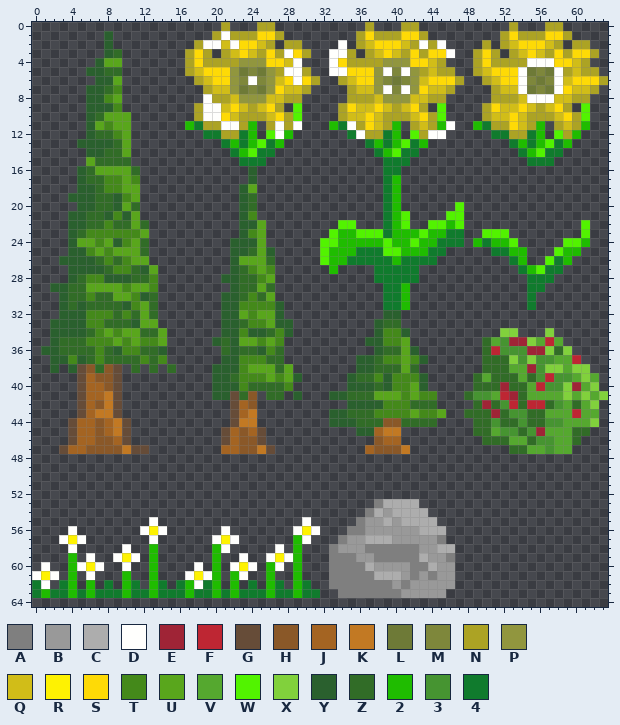
Sprite sheet: Assets/Sprites/protecc_earth_nature.png. That is the earlier state.
The file is 64x96 pixels. Colours within 5 levels of each other are drawn and written as one. Shown: x 0..63, y 0..64.
Palette (. is transparent): A #7f7f7f  B #999999  C #adadad  D #fffffd  E #9f2436  F #be2633  G #664c38  H #8a5828  J #a46422  K #c27923  L #6e7a37  M #7e873b  N #aca324  P #91963e  Q #d1bd18  R #fef202  S #feda06  T #44891a  U #59a61c  V #55a82f  W #52f300  X #81d13c  Y #2a602e  Z #316c27  2 #1fbc00  3 #469431  4 #107b2d
Pixels before (only the part around the change), first column x 26:
41 ZZ.Y...YYZZZUUUTUTT...Z33VFEZVVVVXVXVX
42 .........YYYYTTTZZZ....ZEZ3FZFFZ3VZVX.
43 .......YYZZZTTTTUTTU..ZZZEZ33ZZVVVFVV.
44 .......YYYZZZHHZZZZ....ZZ3ZZ3ZZ33VVVX.
45 ..........YYJKK........ZZV33Z3EVVVZZ..
46 ............HJJ.........ZZZVVZ33VVZ...
47 G..........JHHHK...........ZZVV3VV....
48 ......................................
49 ......................................
50 ......................................
51 ......................................
52 ......................................
53 ............ACCCC.....................
54 ...........ACBCCCC....................
55 ....D.....ABBCBCCCC...................
56 ...DRD...AABBBBBBCCC..................
57 ...2D...ABBCCCBBBBBA..................
58 .D.2...ABBBAAAAAABBCC.................
59 DRD2...AAABBAAAAACBBA.................
60 2D.2...AAAACBBBBAACBB.................
61 2..2...AAAAACCCBABABB.................
62 24.24..AAAAAAABABBBBB.................
63 244244..AAAAAAABBBBB..................
64 ......................................
The result:
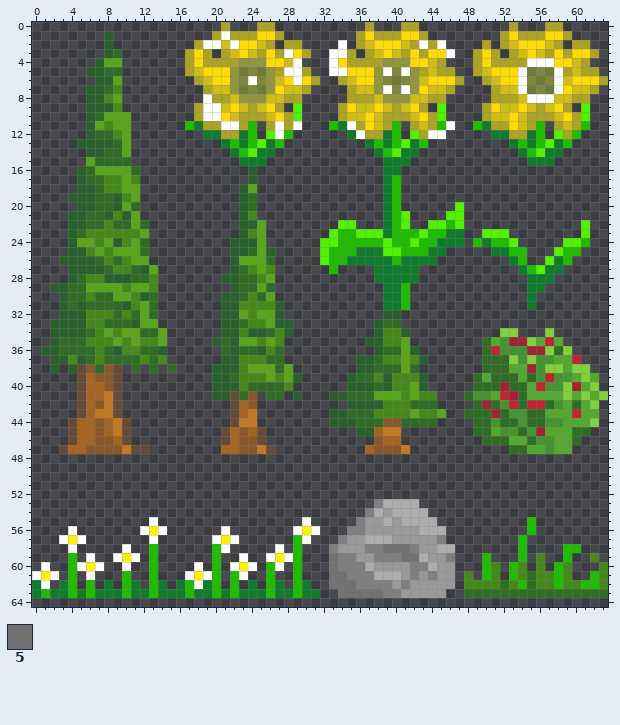
Colours new in this view: 5 #727272
Change:
There is now colour 2 in rows 55 to 56 at x 55; in row 57 at x 54; in row 58 at x 54 and 59 to 60; in row 59 at x 50, 54 and 59; in row 60 at x 50, 53 and 58; in row 61 at x 50, 53, 58 and 62.
There is now colour 2 in row 62 at x 54, 58 and 61 to 62.
The edit turns colour A into colour 5 in row 58 at x 39 to 41; in row 59 at x 33 and 41 to 42; in row 60 at x 33; in row 61 at x 33 to 34; in row 62 at x 33 to 35; in row 63 at x 34 to 38.
There is now colour T in row 59 at x 56 and 62; in row 60 at x 51, 54, 56, 59 and 63; in row 61 at x 48, 51, 54, 56 to 57, 59 and 63; in row 62 at x 48 to 51, 53, 56 to 57, 59 to 60 and 63.
There is now colour Z in row 61 at x 55; in row 62 at x 52 and 55; in row 63 at x 48 to 63.
Boxes around the changes in both pictures, in picture pixels (x1, y1, x2, y2):
added: (464, 517, 608, 598)
changed: (383, 544, 419, 562)
changed: (329, 553, 383, 598)
